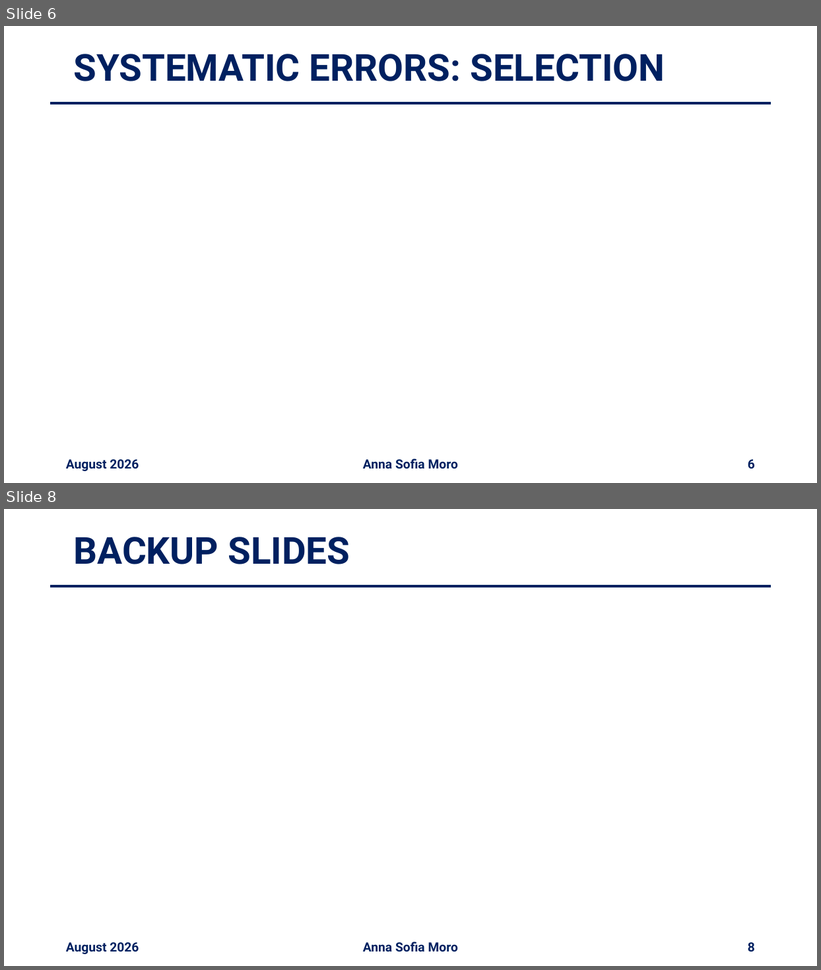
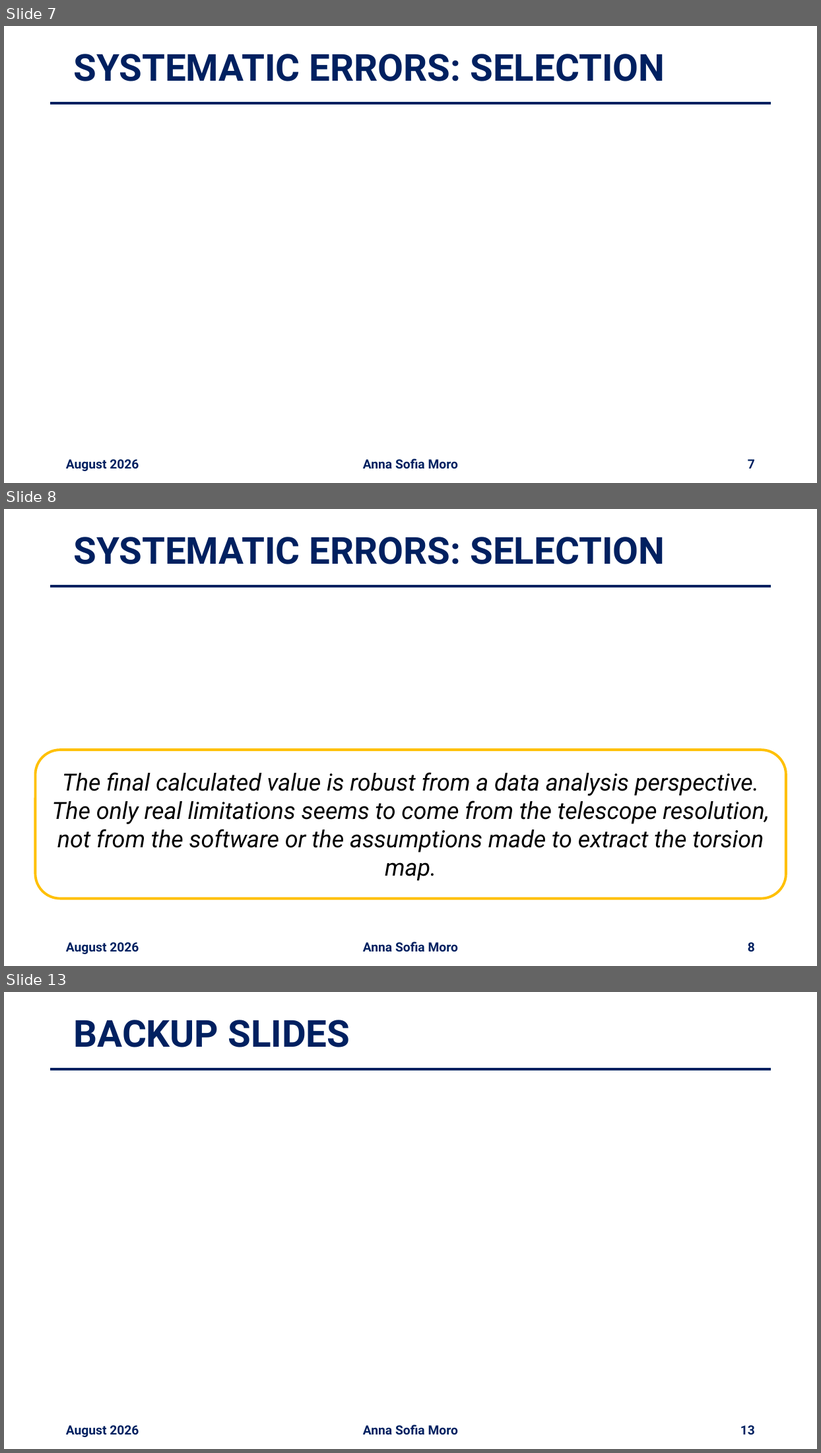
Before and after one commit to annaasofia/tesi, a slide deck: slides/week6.pptx. Shown one above the other, each under a label of ours: slides 6 and 8 before the commit, slides 7, 8 and 13 after it; the slides between them are not shown. The pictures are 821x970 and 821x1453 pixels, drawn with LibreOffice and Linux fonts; fonts in the diff are those of the drawing; grey boxes stand for pictures. Boxes give left, top, right and bottom in pixels: in the first picture for what was removed or moved away, otherwise in the second. Text is boxed around its words. In the diff, an @@ line names an element or a change of style, - is before the commit and + after.

```diff
--- a/slides/week6.pptx
+++ b/slides/week6.pptx
@@ slide 8 added at (4,509,817,966), background #FFFFFF @@
@@ title added at (73,537,665,564), 44 pt, text #002060, bold @@
+SYSTEMATIC ERRORS: SELECTION
@@ line added from (50, 586) to (771, 586), #002060 3 pt @@
@@ rounded rectangle added at (35,750,786,899), outline #FFC000 3 pt, 28 pt, text #000000, italic @@
+The final calculated value is robust from a data analysis perspective. The only real limitations seems to come from the telescope resolution, not from the software or the assumptions made to extract the torsion map.
@@ text added at (66,943,139,955), 15 pt, text #002060, bold @@
+August 2026
@@ text added at (363,942,458,953), 15 pt, text #002060, bold @@
+Anna Sofia Moro
@@ page number added at (748,943,755,952), 15 pt, text #002060, bold @@
+8
@@ what was slide 6 is now slide 7 @@
@@ page number at (748,460,755,469): text changed @@
-6
+7
@@ what was slide 8 is now slide 13 @@
@@ page number at (741,1426,755,1435): text changed @@
-8
+13
```
Also in this commit, not shown: 1 slide changed, 4 other slides added, 1 other file.
